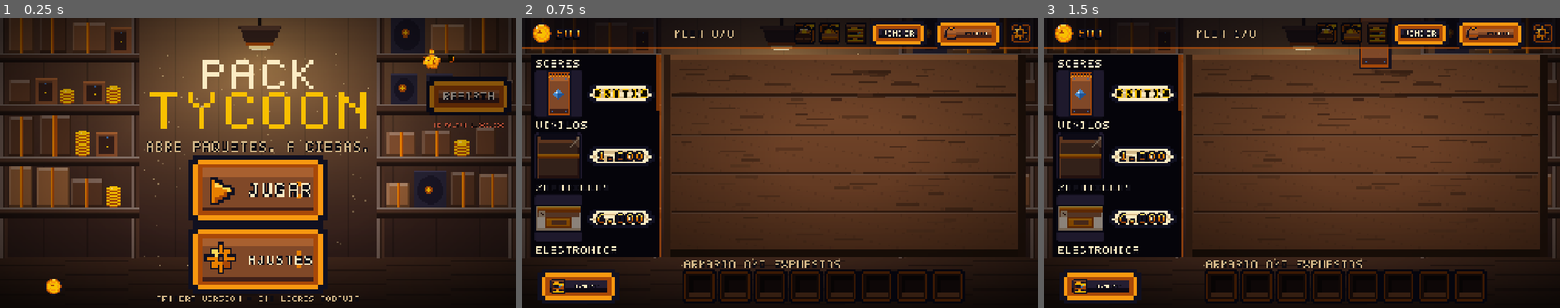
Above: before the commit, frames 1-3 (left to right).
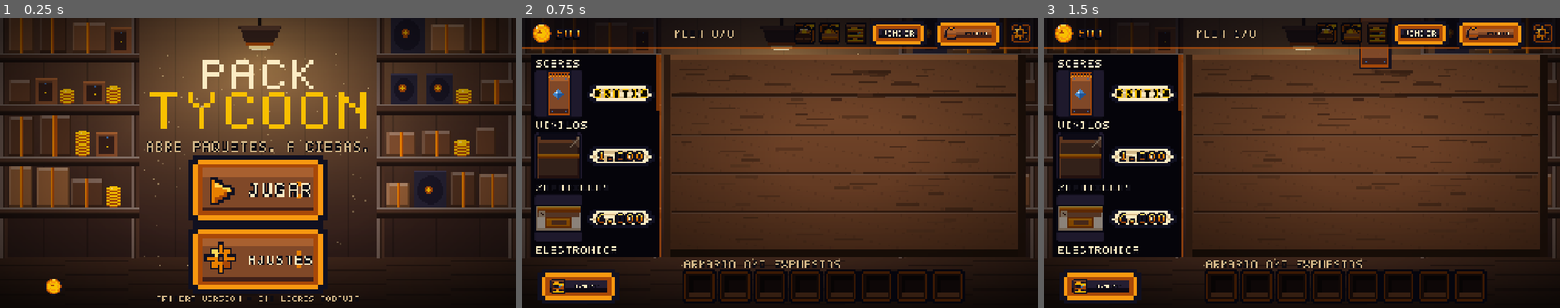
Above: after the commit, the same moments.

Repository: helo842/pack-tycoon
Game: Godot game, scene res://scenes/Main.tscn
The game is run twice, just before and just after one commit, with the same random seed, the same clock (stepped at 60 frames per second) and the same inputs.
Inputs (mouse positions are in pixels of both pictures, inside the frame that each line leads up to):
- Up to frame 1 (0.25 s): no input
- Up to frame 2 (0.75 s): click "JUGAR" at 0.5 s
- Up to frame 3 (1.5 s): click (1116, 87) at 1.27 s

The runs differ from the first frame. In frame 1, 2.0% of the frame differs, in the area x 82-100%, y 10-38%; in frame 2, nothing differs; in frame 3, nothing differs.

Commit message:
No enseñar la hucha en la pantalla de inicio de una partida nueva
El menu de una partida recien empezada tenia la esquina del rebirth con una
hucha y un cero, la chapa apagada y un "TE FALTAN 1.000.000" en rojo: tres
cosas que no dicen nada en la primera pantalla del juego, y encima anuncian un
sistema que el jugador todavia no ha visto. Ahora la esquina aparece cuando hay
algo que contar (ya se puede reiniciar, o ya llevas monedas de un rebirth
anterior), y se fija con un check por los dos lados: escondida con la partida a
cero y a la vista en cuanto se gana el requisito.

Generated with Codebuff
Co-Authored-By: Codebuff <noreply@codebuff.com>

Diff:
--- a/dev/input_test.gd
+++ b/dev/input_test.gd
@@ -325,8 +325,23 @@
 	# La hucha: el requisito se mide en lo GANADO en la partida y una partida de
 	# prueba no llega al millon jugando, asi que se pone a mano. Es una variable
 	# del estado, no un atajo del panel: el panel lee lo mismo que lee el boton.
+	#
+	# Y lo primero es que NO este: con la partida recien empezada (nada ganado,
+	# ninguna moneda) la esquina del rebirth no se enseña en el menu. El estado se
+	# pone a mano porque este test acaba de jugar y ha ganado cosas, y el refresco
+	# se pide tambien a mano: asignar la variable no emite nada (en el juego la
+	# enciende el dinero que entra, que si emite money_changed).
+	var menu := _main._screen_host.get_child(0)
+	Game.lifetime_earned = 0
+	Game.rebirth_coins = 0
+	menu._refresh_rebirth()
+	await _frames(2)
+	_check(not menu._rebirth_btn.visible,
+		"con la partida recien empezada el menu no enseña la hucha")
 	Game.lifetime_earned = LootDB.REBIRTH_REQUIRE
+	menu._refresh_rebirth()
 	await _frames(2)
+	_check(menu._rebirth_btn.visible, "y con el requisito ganado la hucha aparece")
 	var rebirth_btn := _find_button(_main._screen_host, "REBIRTH")
 	_check(rebirth_btn != null, "el menu trae el boton de REBIRTH")
 	_check(_click(rebirth_btn), "el clic en REBIRTH llega al boton")
--- a/dev/smoke_test.gd
+++ b/dev/smoke_test.gd
@@ -1817,6 +1817,22 @@
 	# dinero que se tenga: guardar para el final no cambia nada. Y las monedas que
 	# da salen del MISMO calculo que enseña el panel, que es lo unico que impide
 	# que la pantalla prometa una cosa y pase otra.
+	#
+	# Y LO PRIMERO ES QUE NO SE VEA TODAVIA. Una partida nueva no ha ganado nada y
+	# no tiene monedas, asi que en la pantalla de inicio no hay esquina de la
+	# hucha: ni el dibujo, ni el contador, ni la chapa apagada, ni el "TE FALTAN
+	# ..." en rojo. Es la primera pantalla del juego y ahi el jugador todavia no
+	# sabe que es un rebirth.
+	Game.rebirth_coins = 0
+	Game.lifetime_earned = 0
+	_main.show_menu()
+	await get_tree().process_frame
+	var menu_inicio = _main._screen_host.get_child(0)
+	_check("con la partida recien empezada el menu no enseña la hucha",
+		menu_inicio != null and not menu_inicio._piggy.visible
+		and not menu_inicio._coins.visible and not menu_inicio._rebirth_btn.visible
+		and not menu_inicio._note.visible)
+
 	Game.inventory.clear()
 	Game.locker.clear()
 	for i in Game.items.size():
--- a/scripts/screens/menu.gd
+++ b/scripts/screens/menu.gd
@@ -37,6 +37,9 @@
 ## El boton del rebirth, para poder apagarlo cuando la partida no da para
 ## reiniciarla (y para que las pruebas lo encuentren sin buscarlo por el texto).
 var _rebirth_btn: Button = null
+## La hucha (el dibujo de la esquina). Se guarda para poder esconder la esquina
+## ENTERA mientras no haya nada que contar: ver _refresh_rebirth().
+var _piggy: Control = null
 ## Las monedas que llevas acumuladas.
 var _coins: PixelNumber = null
 var _note: Label = null
@@ -96,7 +99,8 @@
 
 ## La hucha: lo que llevas de rebirth y el boton que reinicia la partida.
 func _build_rebirth() -> void:
-	add_child(UIKit.square("currency_piggy", PIGGY_CENTER, PIGGY_SCALE))
+	_piggy = UIKit.square("currency_piggy", PIGGY_CENTER, PIGGY_SCALE)
+	add_child(_piggy)
 	_coins = PixelNumber.new()
 	# El color va ANTES del texto: PixelNumber solo lo aplica al construir los
 	# glifos (ver pixel_number.gd, _rebuild).
@@ -138,6 +142,20 @@
 ## explicar QUE falta (misma regla que la barra de las automatizaciones).
 func _refresh_rebirth() -> void:
 	if not is_node_ready():
+		return
+	# LA ESQUINA NO SE ENSEÑA EN UNA PARTIDA NUEVA. Con las monedas a cero y sin
+	# llegar al requisito, lo que habia aqui era una hucha con un cero, una chapa
+	# apagada y un "TE FALTAN 1.000.000" en rojo: tres cosas que no dicen nada en
+	# la primera pantalla del juego, y encima el jugador todavia no sabe que es un
+	# rebirth. Aparece en cuanto hay algo que contar: ya se puede reiniciar, o ya
+	# llevas monedas de un rebirth anterior (que es una partida que sigue, y ahi el
+	# contador es lo unico que recuerda lo que llevas).
+	var se_ve := Game.can_rebirth() or Game.rebirth_coins > 0
+	_piggy.visible = se_ve
+	_coins.visible = se_ve
+	_rebirth_btn.visible = se_ve
+	_note.visible = se_ve
+	if not se_ve:
 		return
 	_coins.set_number(Game.rebirth_coins)
 	_coins.position = Vector2(COINS_X, PIGGY_CENTER.y - _coins.size.y * 0.5)
Not shown, changed: README.md
Not shown, changed: dev/README.md
